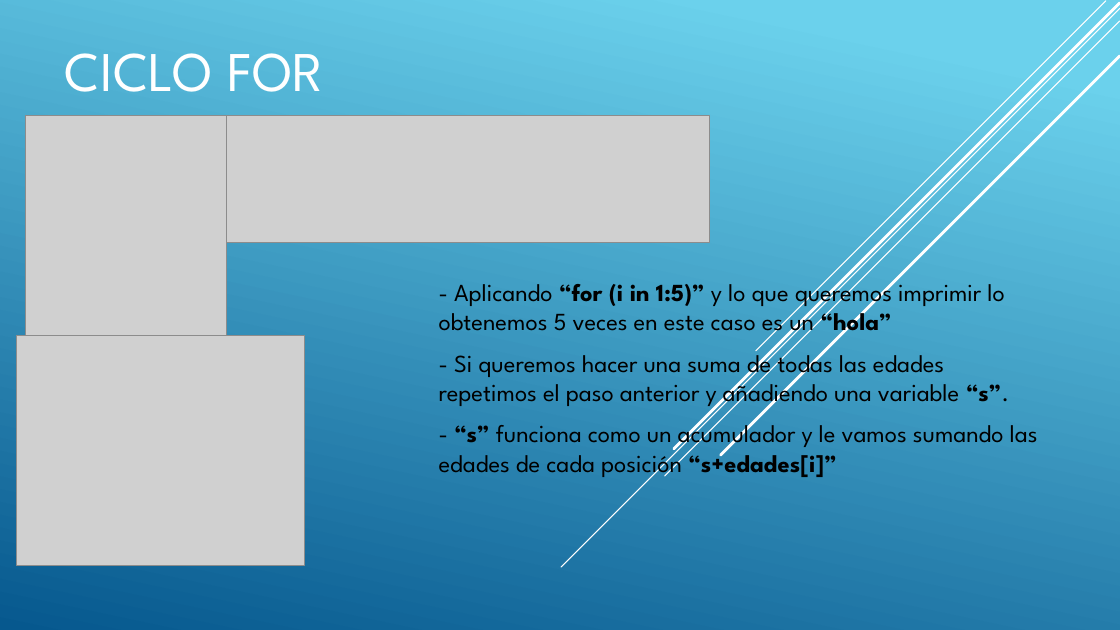
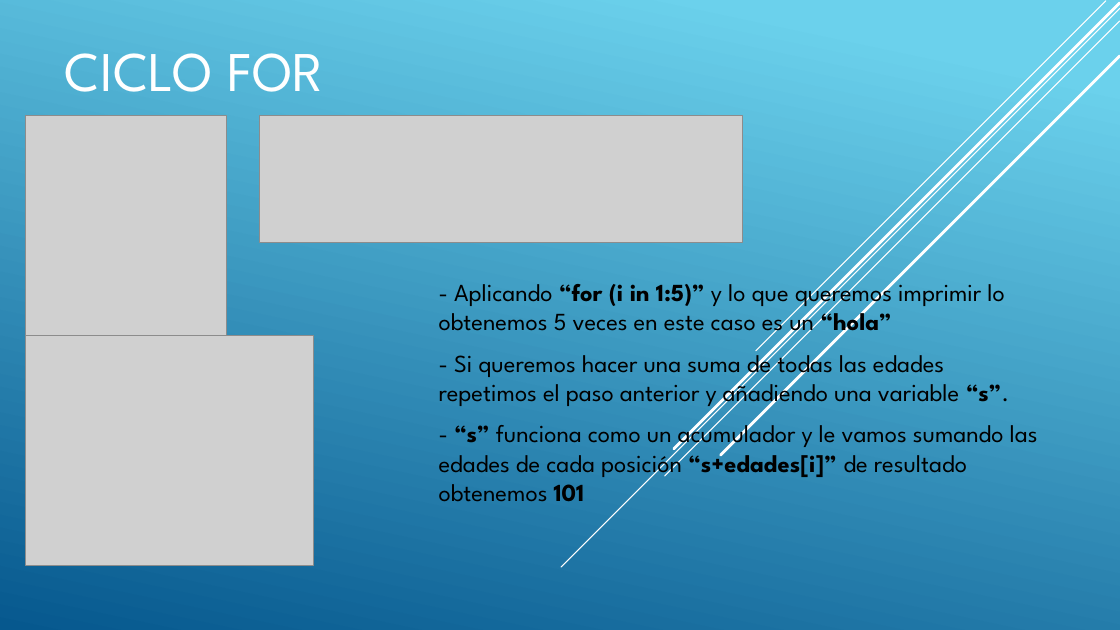
Before and after one commit to DPrietoRazola/R-DataScience, a slide deck: slide 2 of 2-Estructuras de Control de Flujo y Funciones.pptx. Drawn at 1120x630 pixels with LibreOffice and Linux fonts; fonts in the diff are those of the drawing; grey boxes stand for pictures. Boxes give left, top, right and bottom in pixels: in the first picture for what was removed or moved away, otherwise in the second. Text is boxed around its words. In the diff, an @@ line names an element or a change of style, - is before the commit and + after.

```diff
--- a/2-Estructuras de Control de Flujo y Funciones.pptx
+++ b/2-Estructuras de Control de Flujo y Funciones.pptx
@@ picture: place and size @@
-picture at bbox=[227, 116, 710, 243]
+picture at bbox=[259, 116, 742, 243]
@@ picture: place and size @@
-picture at bbox=[17, 335, 305, 565]
+picture at bbox=[25, 335, 313, 565]
@@ subtitle at bbox=[439, 417, 1038, 502]: text changed @@
-- “s” funciona como un acumulador y le vamos sumando las edades de cada posición “s+edades[i]”
+- “s” funciona como un acumulador y le vamos sumando las edades de cada posición “s+edades[i]” de resultado obtenemos 101
```
Also in this commit, not shown: 2 other slides changed, 7 slides added.
